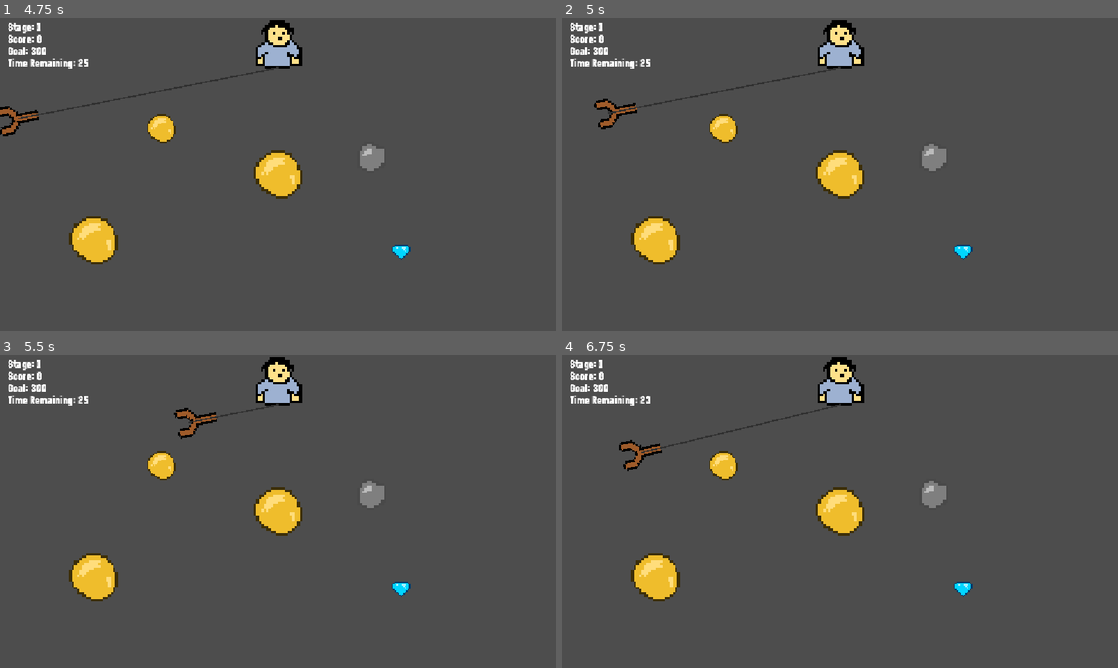
Above: before the commit, frames 1-4 (two rows, left to right).
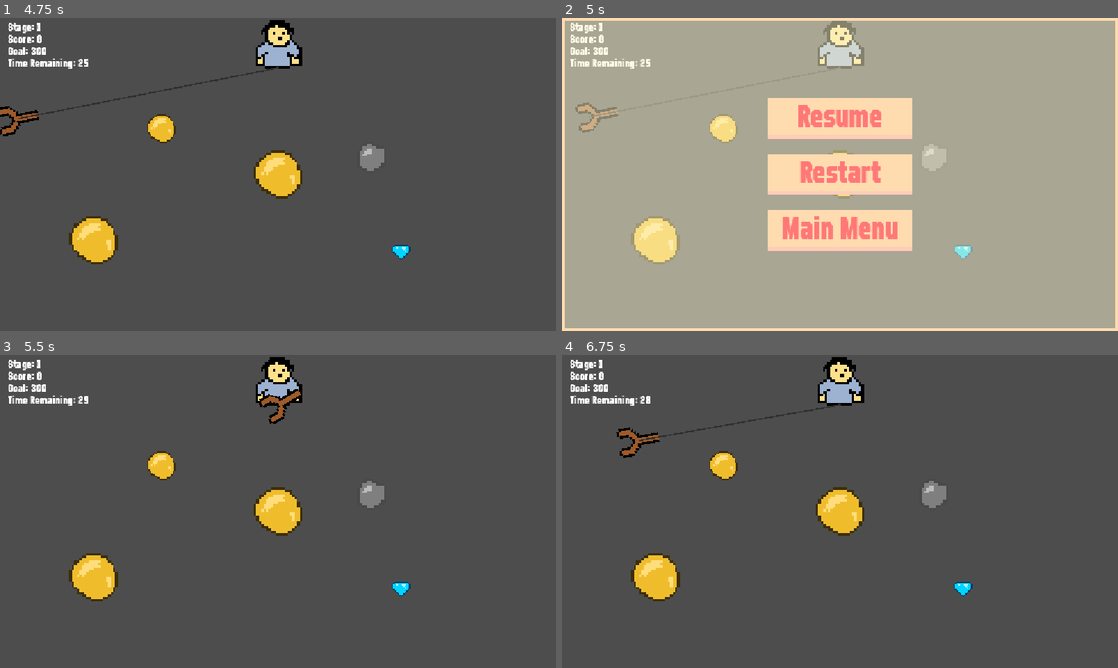
Above: after the commit, the same moments.

Repository: cindyschen/Gold-Miner-Version-Cyn
Game: Godot game, scene res://scenes/main_menu.tscn
The game is run twice, just before and just after one commit, with the same random seed, the same clock (stepped at 60 frames per second) and the same inputs.
Inputs (mouse positions are in pixels of both pictures, inside the frame that each line leads up to):
- Up to frame 1 (4.75 s): click "Play" at 0.5 s; tap S (drop_claw) every 0.75 s from 1.35 to 4.35 s
- Up to frame 2 (5 s): tap Escape (pause) at 4.9 s
- Up to frame 3 (5.5 s): click (278, 511) at 5 s, where only the run after the commit has a clickable "Restart"
- Up to frame 4 (6.75 s): tap S (drop_claw) at 5.85, 6.6 s

Frame 1 is identical in both runs. In frame 2, 100% of the frame differs, in the area x 0-100%, y 0-100%; in frame 3, 0.7%; in frame 4, 0.9%.

Commit message:
Fixed pause menu

Diff:
--- a/project.godot
+++ b/project.godot
@@ -28,11 +28,19 @@
 drop_claw={
 "deadzone": 0.2,
 "events": [Object(InputEventKey,"resource_local_to_scene":false,"resource_name":"","device":-1,"window_id":0,"alt_press …(192 unchanged characters)…
+, Object(InputEventKey,"resource_local_to_scene":false,"resource_name":"","device":-1,"window_id":0,"alt_pressed":false,"shift_pressed":false,"ctrl_pressed":false,"meta_pressed":false,"pressed":false,"keycode":0,"physical_keycode":4194322,"key_label":0,"unicode":0,"location":0,"echo":false,"script":null)
 ]
 }
 pause={
 "deadzone": 0.2,
 "events": [Object(InputEventKey,"resource_local_to_scene":false,"resource_name":"","device":-1,"window_id":0,"alt_press …(195 unchanged characters)…
+, Object(InputEventKey,"resource_local_to_scene":false,"resource_name":"","device":-1,"window_id":0,"alt_pressed":false,"shift_pressed":false,"ctrl_pressed":false,"meta_pressed":false,"pressed":false,"keycode":0,"physical_keycode":69,"key_label":0,"unicode":101,"location":0,"echo":false,"script":null)
+]
+}
+throw_dynamite={
+"deadzone": 0.2,
+"events": [Object(InputEventKey,"resource_local_to_scene":false,"resource_name":"","device":-1,"window_id":0,"alt_pressed":false,"shift_pressed":false,"ctrl_pressed":false,"meta_pressed":false,"pressed":false,"keycode":0,"physical_keycode":87,"key_label":0,"unicode":119,"location":0,"echo":false,"script":null)
+, Object(InputEventKey,"resource_local_to_scene":false,"resource_name":"","device":-1,"window_id":0,"alt_pressed":false,"shift_pressed":false,"ctrl_pressed":false,"meta_pressed":false,"pressed":false,"keycode":0,"physical_keycode":4194320,"key_label":0,"unicode":0,"location":0,"echo":false,"script":null)
 ]
 }
 
--- a/scenes/stage_1.tscn
+++ b/scenes/stage_1.tscn
@@ -9,7 +9,6 @@
 [ext_resource type="PackedScene" uid="uid://crnhtjpenxksn" path="res://scenes/diamond.tscn" id="7_con43"]
 [ext_resource type="FontFile" uid="uid://co840at5ck4b2" path="res://assets/fonts/Refuel Eb Cond.otf" id="8_ylsql"]
 [ext_resource type="PackedScene" uid="uid://dwak76m1bp6gm" path="res://scenes/pause_menu.tscn" id="9_2tptg"]
-[ext_resource type="Script" uid="uid://bl452ktrkekli" path="res://scripts/lost_screen.gd" id="10_klss1"]
 [ext_resource type="PackedScene" uid="uid://cqpiyhf2x6lj1" path="res://scenes/lost_screen.tscn" id="11_hech3"]
 [ext_resource type="PackedScene" uid="uid://chqawjpjc5bji" path="res://scenes/win_screen.tscn" id="12_jm8fe"]
 
@@ -84,13 +83,9 @@
 text = "Goal: x"
 
 [node name="PauseMenu" parent="." unique_id=1244187670 instance=ExtResource("9_2tptg")]
-visible = false
-script = ExtResource("10_klss1")
 
 [node name="LostScreen" parent="." unique_id=726103261 instance=ExtResource("11_hech3")]
-visible = false
 
 [node name="WinScreen" parent="." unique_id=983766163 instance=ExtResource("12_jm8fe")]
-visible = false
 
 [connection signal="timeout" from="Timer" to="." method="_on_timer_timeout"]
--- a/scripts/pause_menu.gd
+++ b/scripts/pause_menu.gd
@@ -7,7 +7,9 @@
 
 # Called every frame. 'delta' is the elapsed time since the previous frame.
 func _process(delta: float) -> void:
+	print("process run")
 	if Input.is_action_just_pressed("pause"):
+		print("hi")
 		if paused == false:
 			show()
 			get_tree().paused = true
